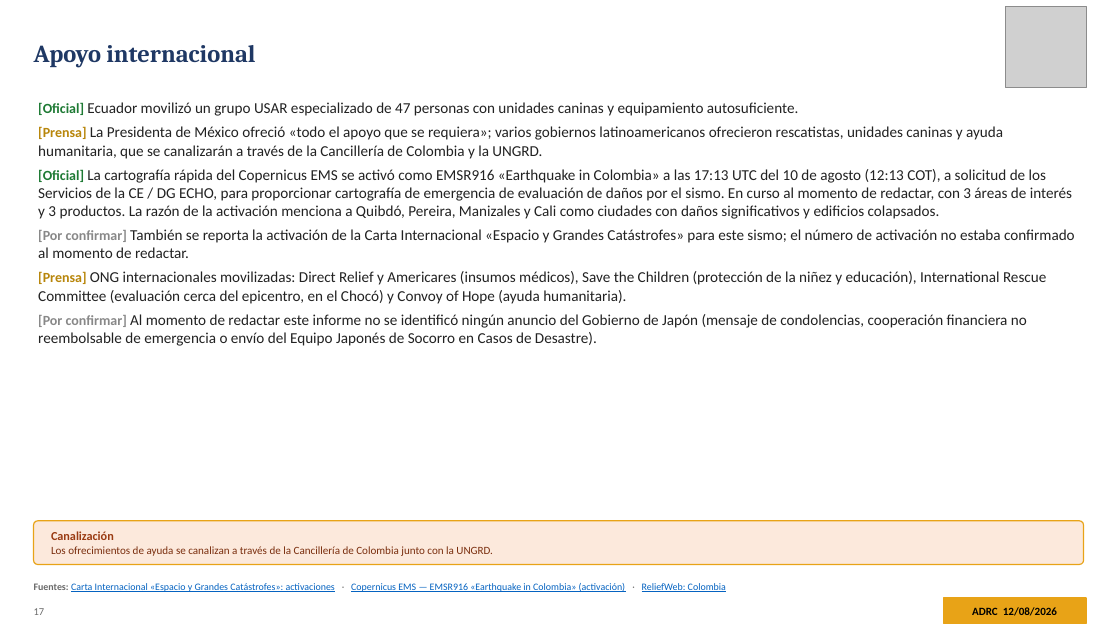
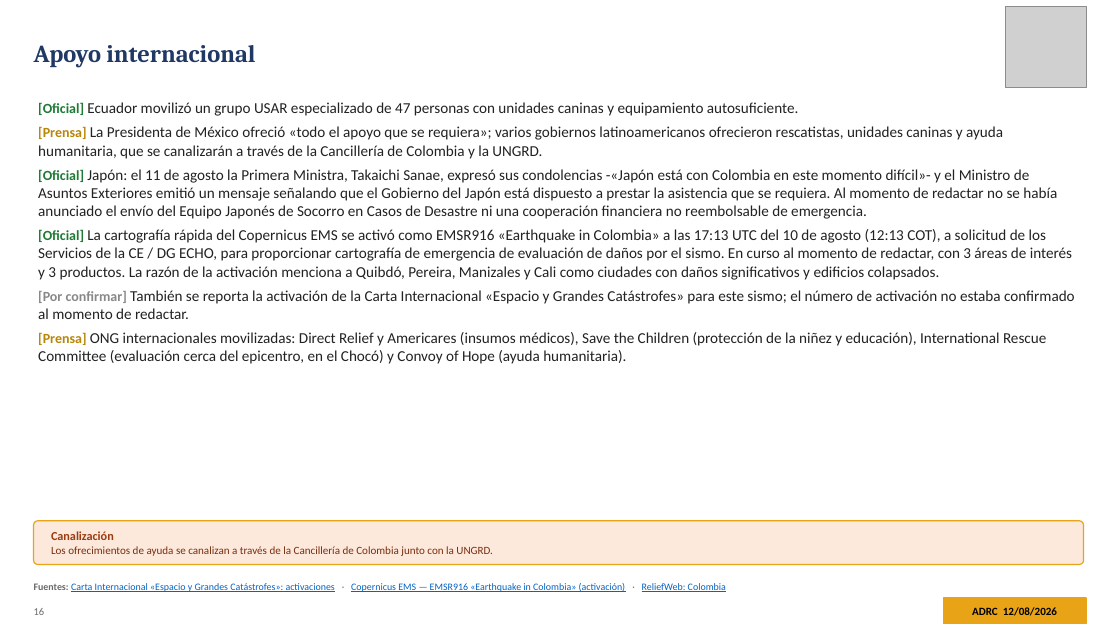
Before and after one commit to kochobi-max/whatsmap, a slide deck: slide 16 of reports/colombia_eq_20260810/output/ADRC_EQ_COL_Choco_20260810_ES.pptx (slide 17 before the commit). Drawn at 1120x630 pixels with LibreOffice and Linux fonts; fonts in the diff are those of the drawing; grey boxes stand for pictures. Boxes give left, top, right and bottom in pixels: in the first picture for what was removed or moved away, otherwise in the second. Text is boxed around its words. In the diff, an @@ line names an element or a change of style, - is before the commit and + after.

```diff
--- a/reports/colombia_eq_20260810/output/ADRC_EQ_COL_Choco_20260810_ES.pptx
+++ b/reports/colombia_eq_20260810/output/ADRC_EQ_COL_Choco_20260810_ES.pptx
@@ text at [38, 169, 1057, 219]: paragraph added @@
+• [Oficial] Japón: el 11 de agosto la Primera Ministra, Takaichi Sanae, expresó sus condolencias -«Japón está con Colombia en este momento difícil»- y el Ministro de Asuntos Exteriores emitió un mensaje señalando que el Gobierno del Japón está dispuesto a prestar la asistencia que se requiera. Al momento de redactar no se había anunciado el envío del Equipo Japonés de Socorro en Casos de Desastre ni una cooperación financiera no reembolsable de emergencia.
@@ text at [38, 314, 1027, 346]: paragraph removed @@
-• [Por confirmar] Al momento de redactar este informe no se identificó ningún anuncio del Gobierno de Japón (mensaje de condolencias, cooperación financiera no reembolsable de emergencia o envío del Equipo Japonés de Socorro en Casos de Desastre).
@@ text at [34, 608, 45, 615]: text changed @@
-17
+16
```
Also in this commit, not shown: 23 other slides changed, 1 slide added, 1 slide removed, 8 other files.
